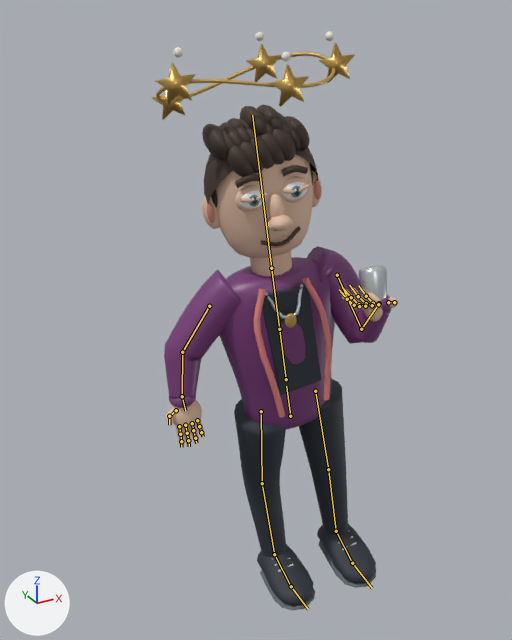
The glTF model game/public/assets/characters/trischli-warrior.glb: old version first, new version second.
Rendered twice from a camera (50 mm lens) standing at (-2.55, -3.71, 4.14) and looking at (-0.53, -0.05, 2.31). Every picture has the same lights, and +X, +Y and +Z are marked at lower left. The older version comes first. Both versions are drawn at frame 13 of the action 'attack'; the numbers are the values there. The bones that change, and the others that lie on the model, are drawn over the model as lines.

Names of what the first picture shows: 'trischli-warrior / Separate dizziness VFX', 'trischli-warrior / Weighted surfaces'.
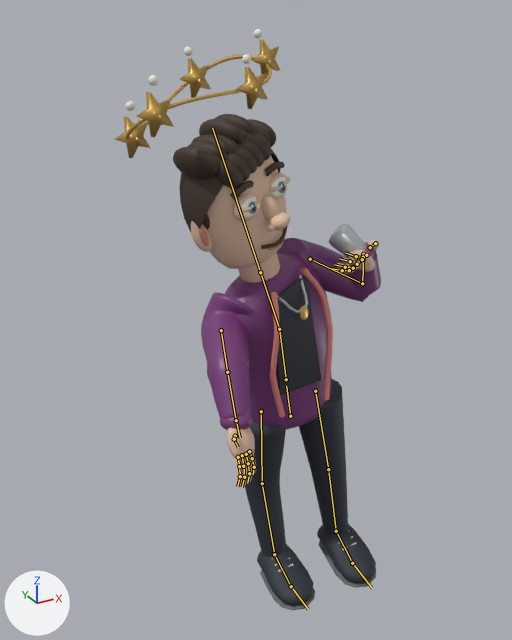
Changed parts and their boxes [x1, y1, x2, y2] in the pictures (512 x 640 px):
'trischli-warrior / Weighted surfaces', posed (11% narrower)
    before: [164, 105, 398, 610]
    after: [173, 114, 381, 610]
'trischli-warrior / Separate dizziness VFX', posed (19% narrower, 46% taller)
    before: [152, 32, 355, 120]
    after: [115, 29, 280, 158]
bone 'chest', root to tip
    before: (279, 329) to (271, 268)
    after: (279, 329) to (260, 272)
bone 'left.upperarm', root to tip
    before: (209, 306) to (182, 352)
    after: (221, 330) to (227, 372)
bone 'left.forearm', root to tip
    before: (182, 352) to (182, 396)
    after: (227, 372) to (236, 420)
bone 'right.upperarm', root to tip
    before: (337, 275) to (361, 329)
    after: (310, 259) to (362, 283)

The change in detail:
Bone 'chest' (bone_chest) turns from (0, -9, 0) to (0, 20, 10) degrees about its own x, y and z.
Bone 'left.upperarm' (bone_left_upperarm) turns from (0, 0, 0) to (-17, 0, 46) degrees about its own x, y and z.
Bone 'left.forearm' (bone_left_forearm) turns from (0, 0, 0) to (26, 0, 0) degrees about its own x, y and z.
Bone 'right.upperarm' (bone_right_upperarm) turns from (-37, 0, 0) to (-34, 0, -23) degrees about its own x, y and z.
